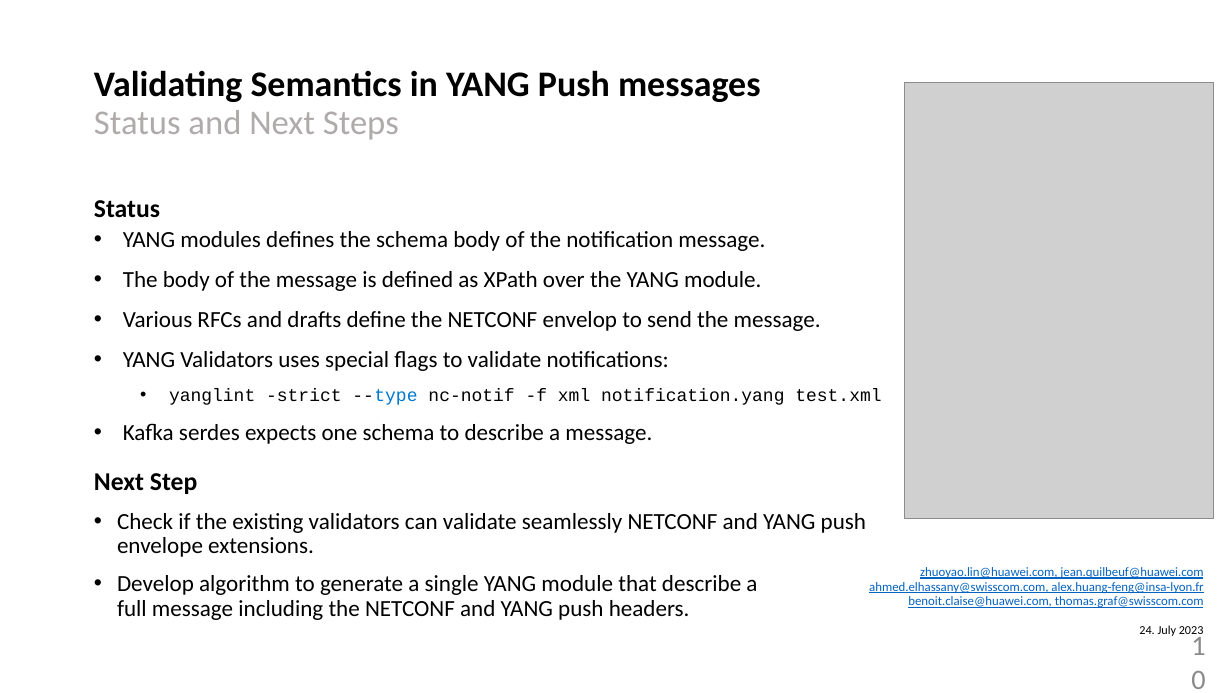
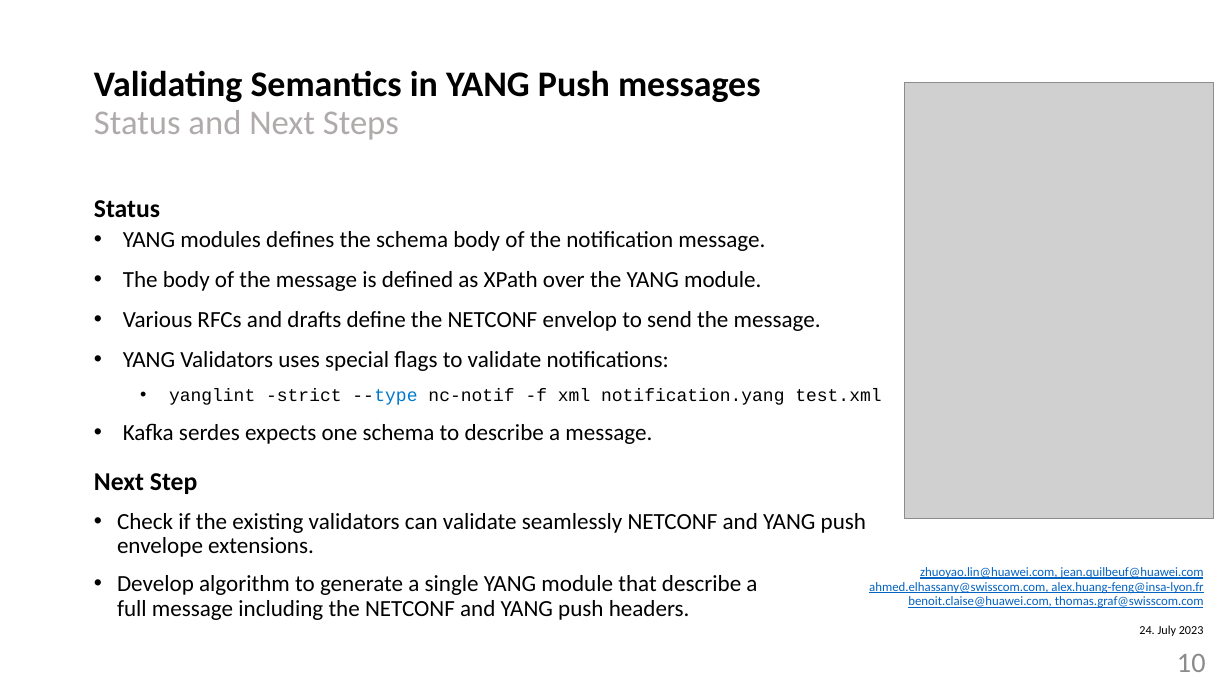
Before and after one commit to network-analytics/ietf-network-analytics-document-status, a slide deck: slide 10 of 117/Side-Meetings/ietf117-netconf-yang-push-data-mesh-integration.pptx. Drawn at 1232x693 pixels with LibreOffice and Linux fonts; fonts in the diff are those of the drawing; grey boxes stand for pictures. Boxes give left, top, right and bottom in pixels: in the first picture for what was removed or moved away, otherwise in the second. Text is boxed around its words. In the diff, an @@ line names an element or a change of style, - is before the commit and + after.

```diff
--- a/117/Side-Meetings/ietf117-netconf-yang-push-data-mesh-integration.pptx
+++ b/117/Side-Meetings/ietf117-netconf-yang-push-data-mesh-integration.pptx
@@ page number rewrapped from box(1173, 643, 1214, 680) to box(1177, 654, 1206, 672) @@
```
Also in this commit, not shown: 2 other slides changed, 2 other files.
